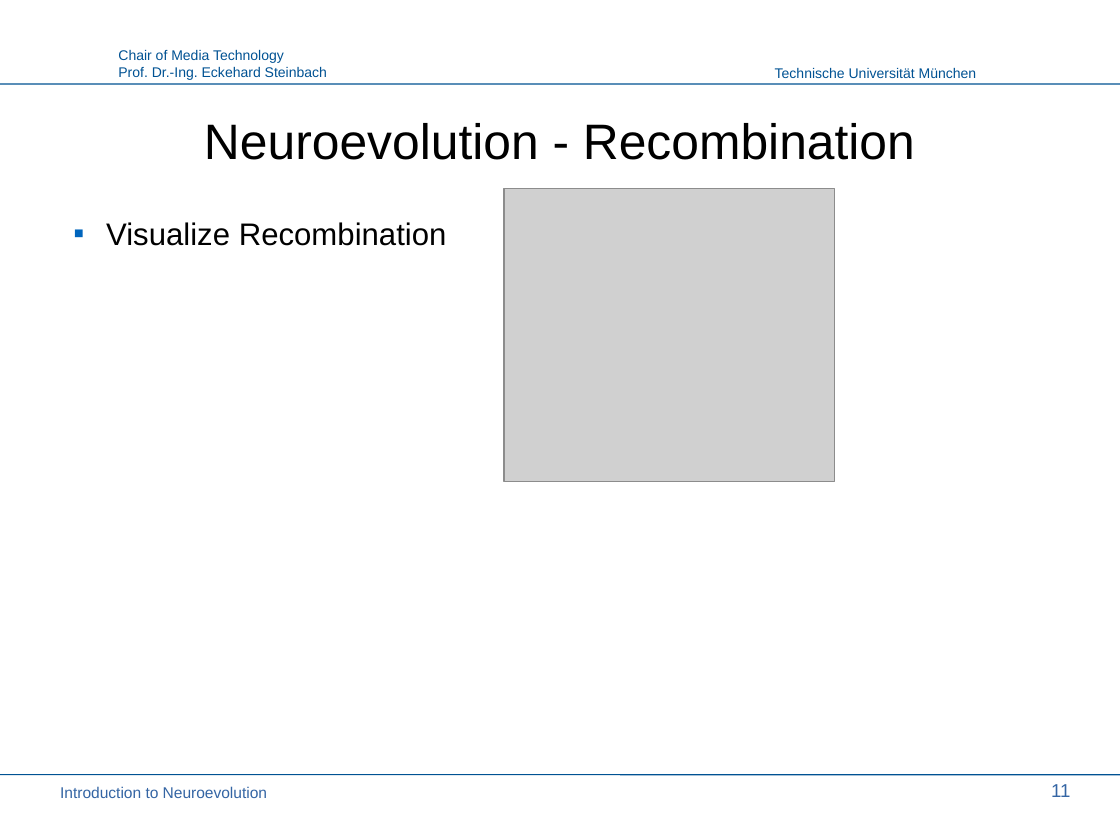
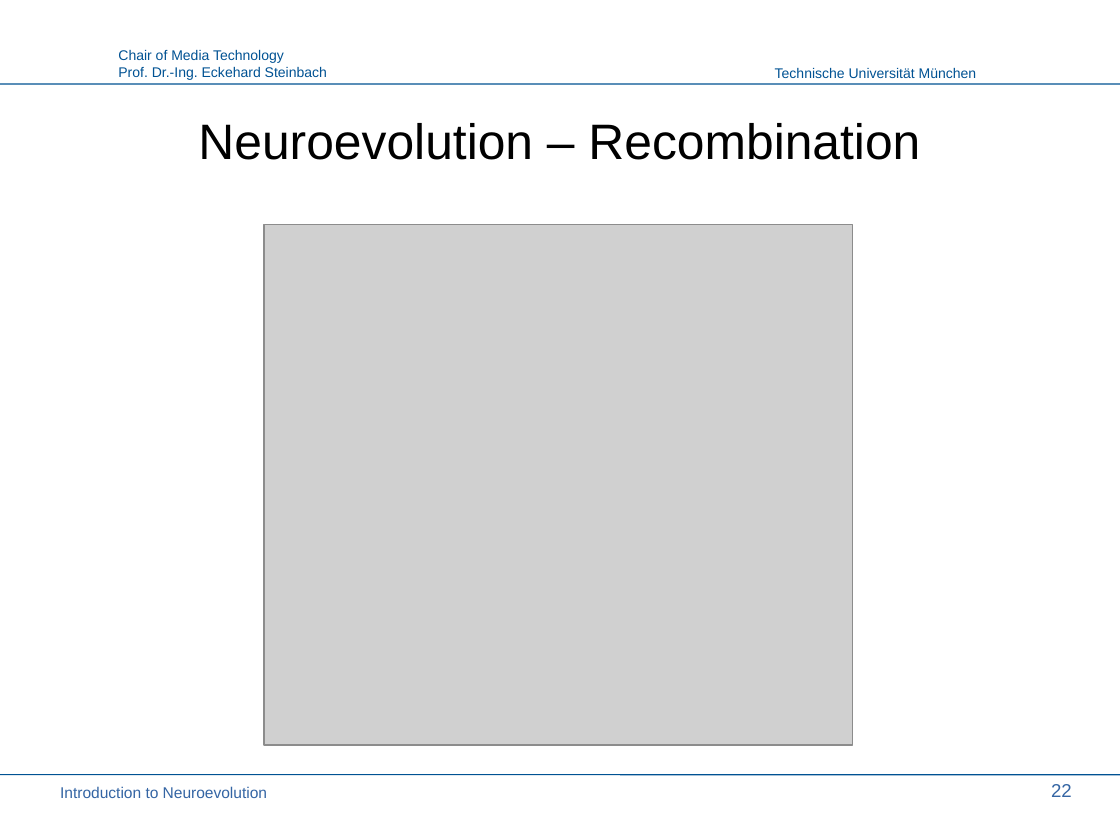
Before and after one commit to PaulPauls/Neuroevolution_of_Augmenting_Topologies_Paper, a slide deck: slide 22 of presentation/neuroevolution_presentation.odp (slide 11 before the commit). Drawn at 1120x840 pixels with LibreOffice and Linux fonts; fonts in the diff are those of the drawing; grey boxes stand for pictures; background and template pictures are left out. Boxes give left, top, right and bottom in pixels: in the first picture for what was removed or moved away, otherwise in the second. Text is boxed around its words. In the diff, an @@ line names an element or a change of style, - is before the commit and + after.

```diff
--- a/presentation/neuroevolution_presentation.odp
+++ b/presentation/neuroevolution_presentation.odp
@@ title at [198, 123, 920, 160]: text changed @@
-Neuroevolution - Recombination
+Neuroevolution – Recombination
@@ text removed at [106, 222, 447, 246] @@
-▪ Visualize Recombination
@@ picture: place and size @@
-picture at [504, 189, 834, 482]
+picture at [264, 224, 852, 745]
@@ page number at [1051, 784, 1072, 797]: text changed @@
-11
+22
```
Also in this commit, not shown: 15 other slides changed, 11 slides added.
